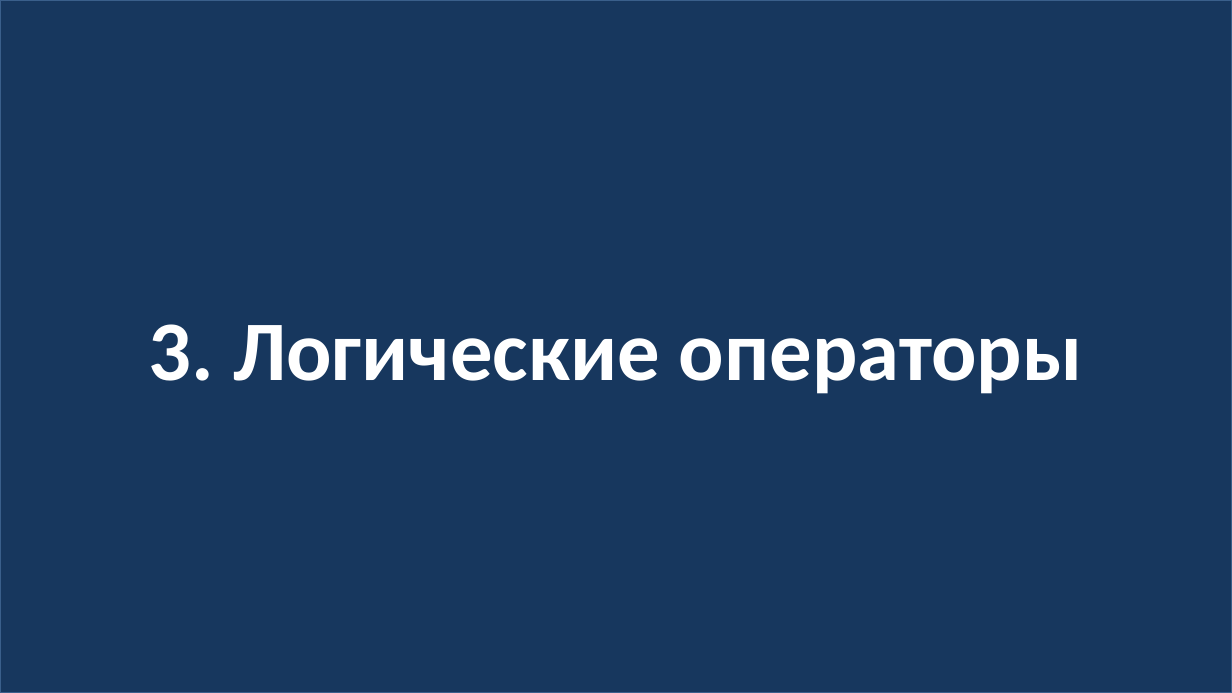
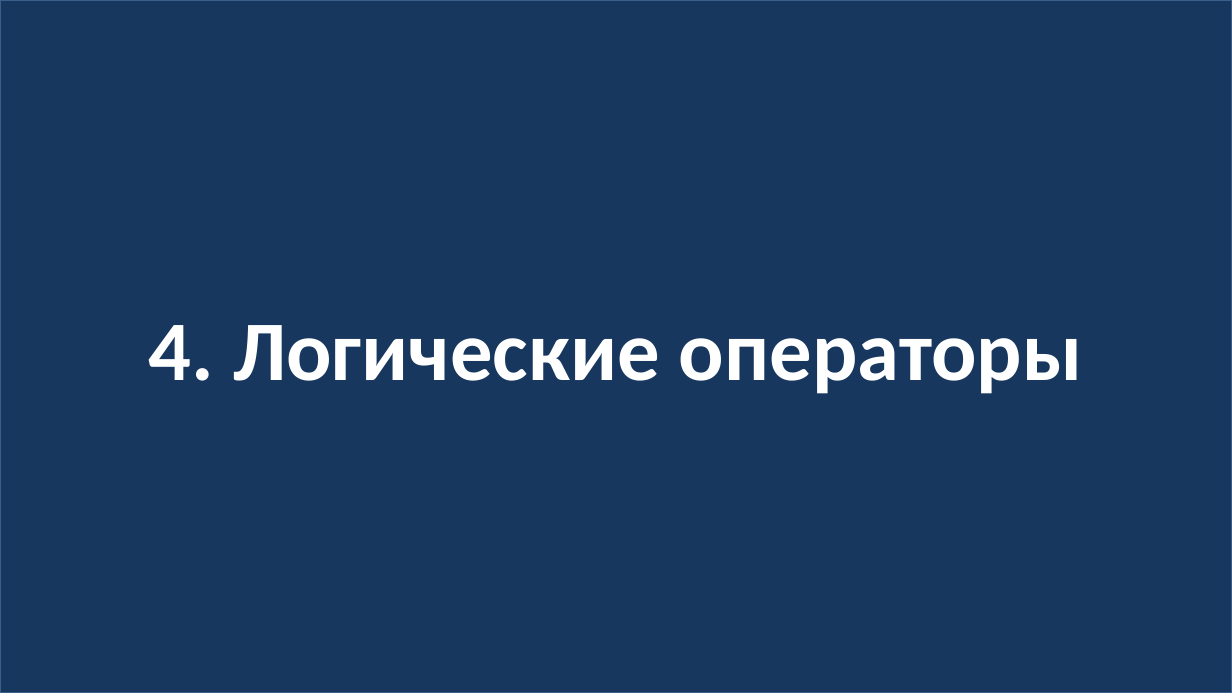
Before and after one commit to web36-ortdnipro/lesson19, a slide deck: slide 11 of lesson19.pptx. Drawn at 1232x693 pixels with LibreOffice and Linux fonts; fonts in the diff are those of the drawing. Boxes give left, top, right and bottom in pixels: in the first picture for what was removed or moved away, otherwise in the second. Text is boxed around its words. In the diff, an @@ line names an element or a change of style, - is before the commit and + after.

```diff
--- a/lesson19.pptx
+++ b/lesson19.pptx
@@ text in rectangle at bbox=[149, 325, 1083, 394]: text changed @@
-3. Логические операторы
+4. Логические операторы
```
Also in this commit, not shown: 4 other slides changed, 1 other file.
